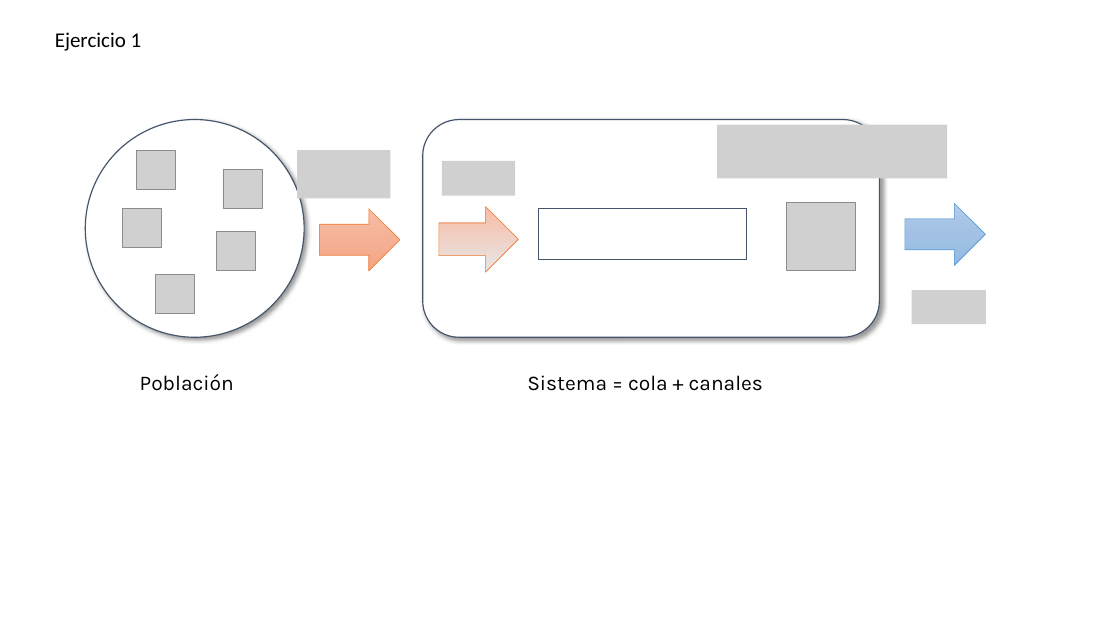
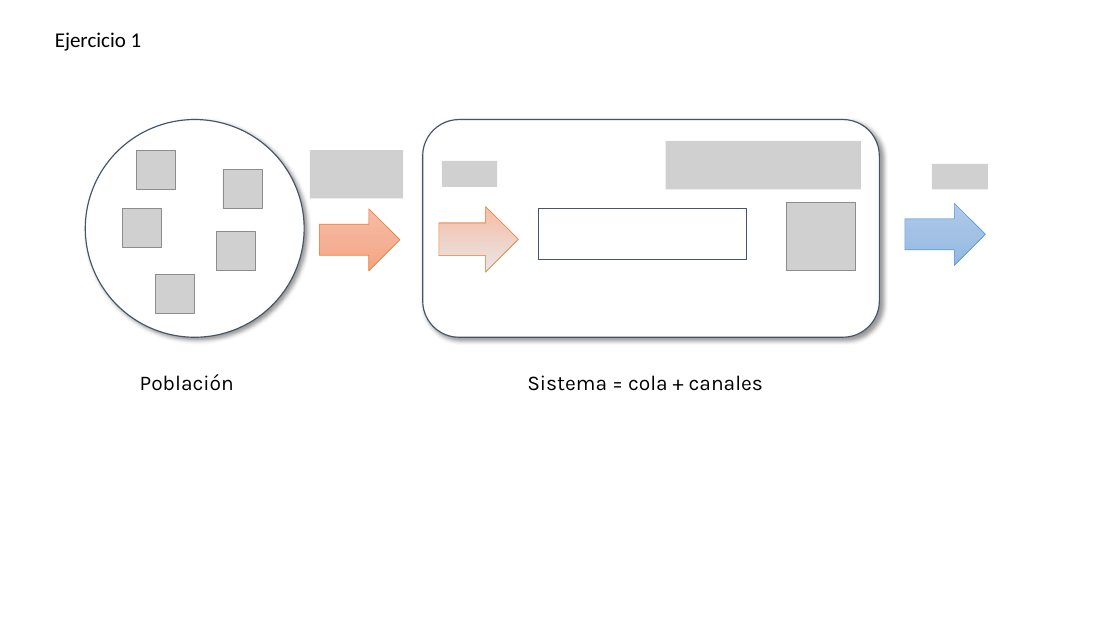
Before and after one commit to miparnisari/modelos2fiuba, a slide deck: slide 2 of tp1-colas/Imagenes.pptx. Drawn at 1120x630 pixels with LibreOffice and Linux fonts; fonts in the diff are those of the drawing; grey boxes stand for pictures. Boxes give left, top, right and bottom in pixels: in the first picture for what was removed or moved away, otherwise in the second. Text is boxed around its words. In the diff, an @@ line names an element or a change of style, - is before the commit and + after.

```diff
--- a/tp1-colas/Imagenes.pptx
+++ b/tp1-colas/Imagenes.pptx
@@ picture: place and size @@
-picture at <box>718,124,948,178</box>
+picture at <box>665,141,860,190</box>
@@ picture: place and size @@
-picture at <box>297,150,391,199</box>
+picture at <box>310,150,403,199</box>
@@ picture: place and size @@
-picture at <box>442,161,515,196</box>
+picture at <box>442,161,497,187</box>
@@ picture added at <box>932,164,988,189</box> @@
@@ picture removed at <box>912,290,986,323</box> @@
```
Also in this commit, not shown: 1 other slide changed, 1 slide added, 1 other file.
